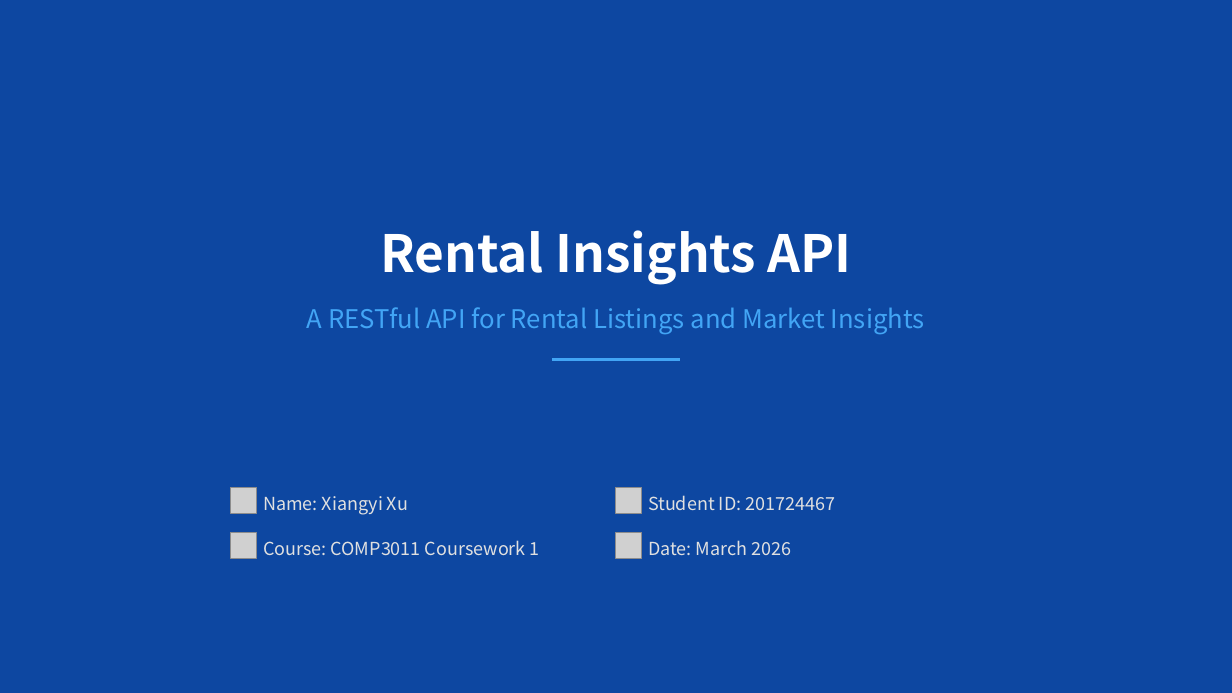
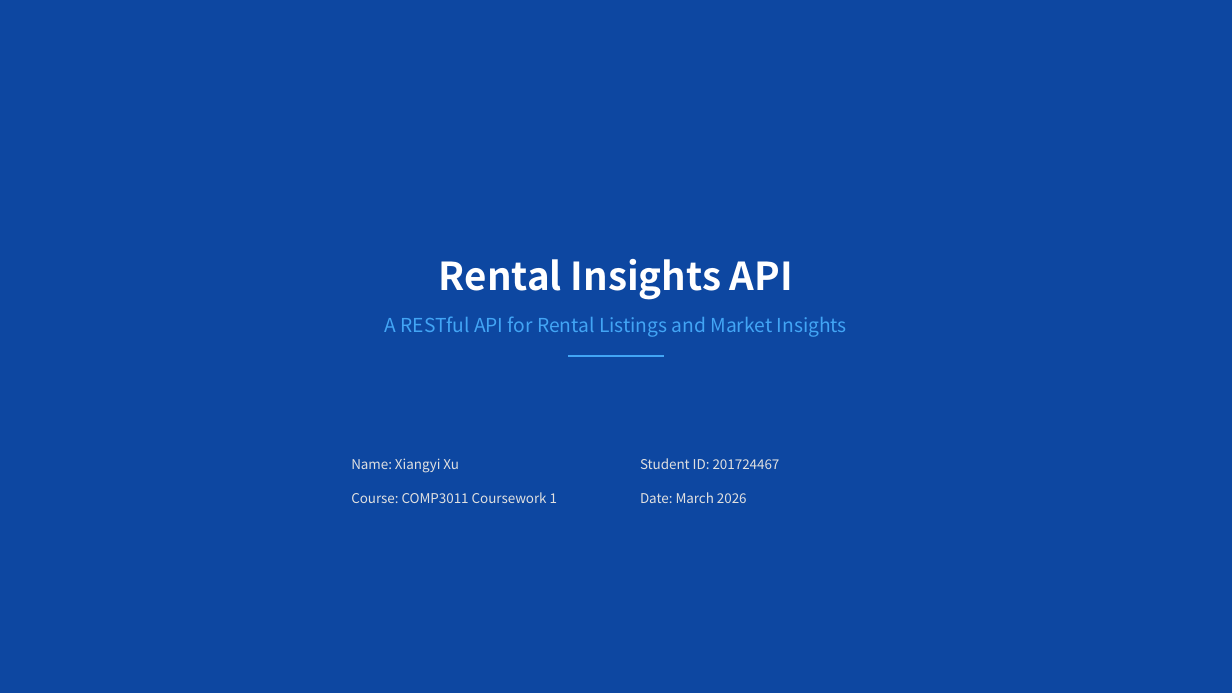
Before and after one commit to xuxiangyi541/COMP3011-Rental-Insight-API, a slide deck: slide 1 of docs/Rental_Insights_API_PPT.pptx. Drawn at 1232x693 pixels with LibreOffice and Linux fonts; fonts in the diff are those of the drawing; grey boxes stand for pictures; background and template pictures are left out. Boxes give left, top, right and bottom in pixels: in the first picture for what was removed or moved away, otherwise in the second. Text is boxed around its words. In the diff, an @@ line names an element or a change of style, - is before the commit and + after.

```diff
--- a/docs/Rental_Insights_API_PPT.pptx
+++ b/docs/Rental_Insights_API_PPT.pptx
@@ rounded rectangle: place and size @@
-rounded rectangle at [0, 0, 1232, 693]
+rounded rectangle at [154, 87, 1079, 606]
@@ text "Rental Insights API": place and size @@
-text "Rental Insights API" at [380, 230, 852, 285]
+text "Rental Insights API" at [439, 259, 793, 300]
@@ text "Rental Insights API" at [439, 259, 793, 300]: size 40 to 30 pt @@
@@ text "A RESTful API for Rental ...": place and size @@
-text "A RESTful API for Rental ..." at [307, 307, 925, 334]
+text "A RESTful API for Rental ..." at [385, 316, 847, 337]
@@ text "A RESTful API for Rental ..." at [385, 316, 847, 337]: size 20 to 15 pt @@
@@ line moved from (552, 360) - (680, 360) to (568, 356) - (665, 356) @@
@@ text "Name: Xiangyi Xu": place and size @@
-text "Name: Xiangyi Xu" at [263, 496, 408, 515]
+text "Name: Xiangyi Xu" at [351, 458, 459, 473]
@@ text "Student ID: 201724467": place and size @@
-text "Student ID: 201724467" at [648, 495, 836, 511]
+text "Student ID: 201724467" at [640, 458, 780, 469]
@@ picture removed at [231, 488, 257, 514] @@
@@ text "Course: COMP3011 Coursework 1": place and size @@
-text "Course: COMP3011 Coursework 1" at [263, 540, 540, 556]
+text "Course: COMP3011 Coursework 1" at [351, 492, 557, 503]
@@ picture removed at [616, 488, 642, 514] @@
@@ size 14 to 10.5 pt in 4 elements at [640, 458, 780, 469], [351, 458, 459, 473], [351, 492, 557, 503], [640, 492, 747, 503] @@
@@ text "Date: March 2026": place and size @@
-text "Date: March 2026" at [648, 540, 791, 555]
+text "Date: March 2026" at [640, 492, 747, 503]
@@ picture removed at [231, 532, 257, 558] @@
@@ picture removed at [616, 532, 642, 558] @@
```
Also in this commit, not shown: 7 other slides changed, 2 other files.
